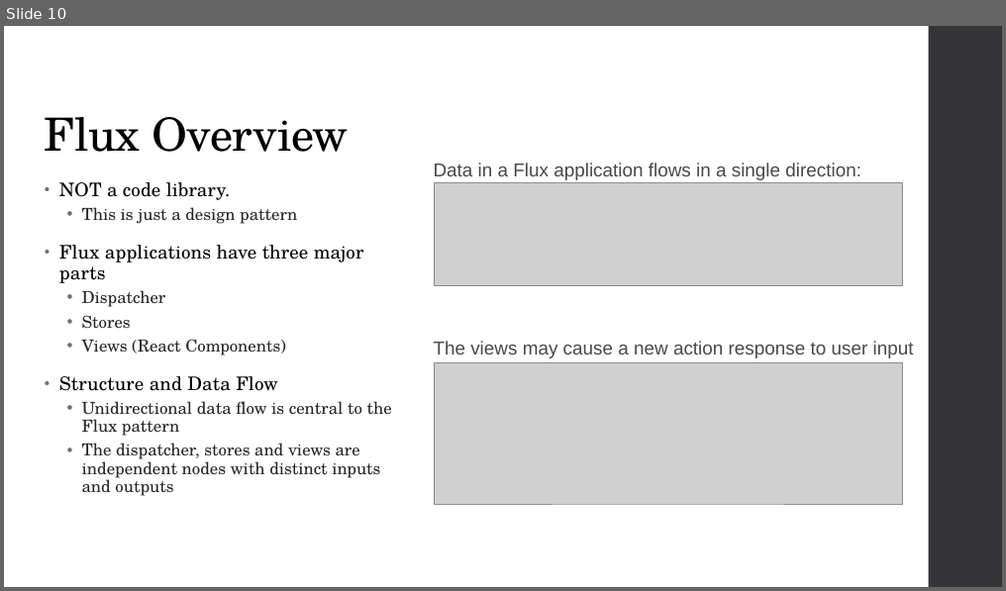
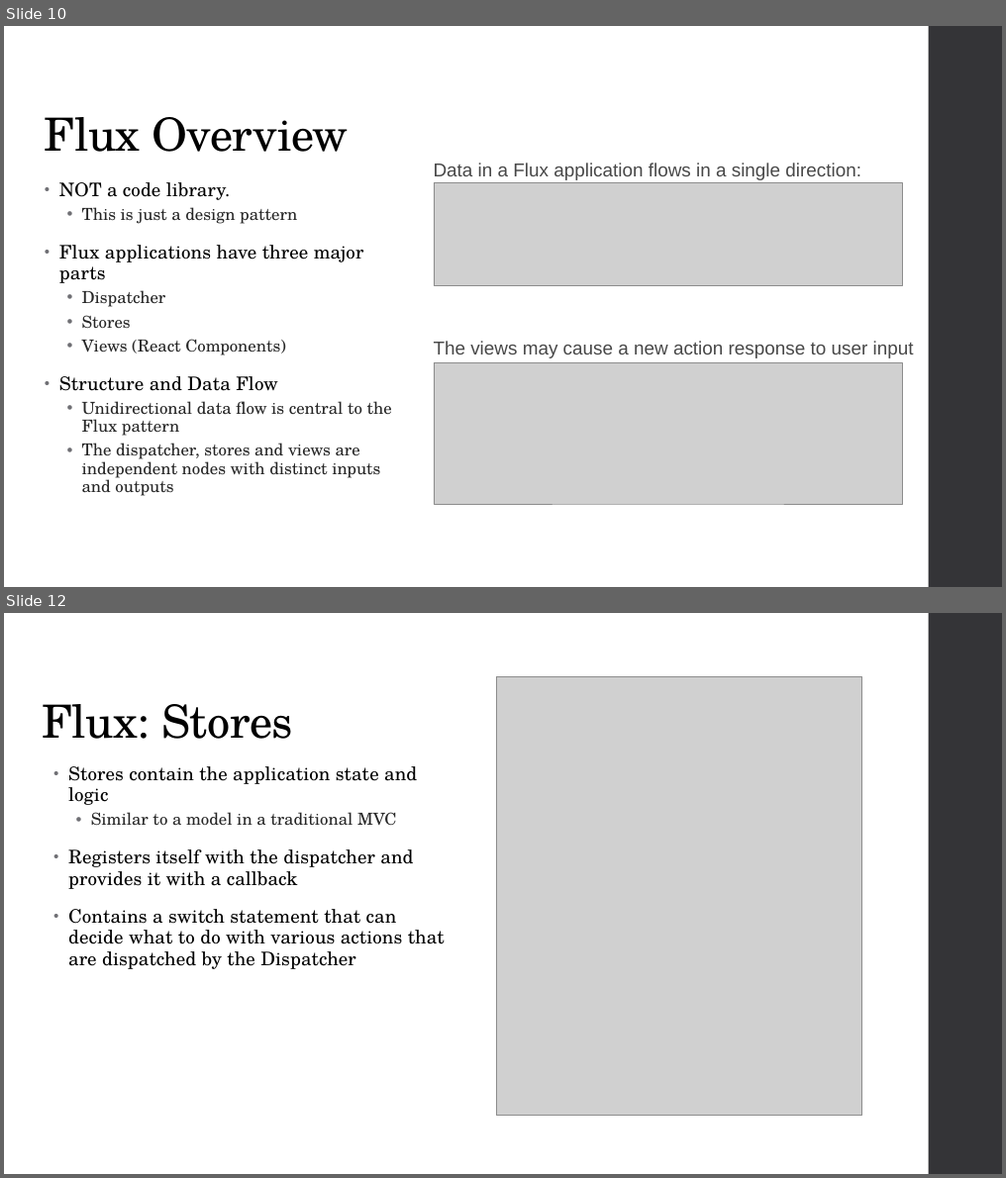
Before and after one commit to repkam09/react-flux-test, a slide deck: docs/Flux & React.pptx. Shown one above the other, each under a label of ours: slide 10 before the commit, slides 10 and 12 after it; the slides between them are not shown. The pictures are 1006x591 and 1006x1178 pixels, drawn with LibreOffice and Linux fonts; fonts in the diff are those of the drawing; grey boxes stand for pictures. Boxes give left, top, right and bottom in pixels: in the first picture for what was removed or moved away, otherwise in the second. Text is boxed around its words. In the diff, an @@ line names an element or a change of style, - is before the commit and + after.

```diff
--- a/docs/Flux & React.pptx
+++ b/docs/Flux & React.pptx
@@ slide 12 added at (4,613,1002,1174), background #FFFFFF; not listed: 1 template element that a slide beside it also shows @@
@@ picture added at (497,676,862,1115) @@
@@ title added at (43,704,294,739), 44 pt, text #000000 @@
+Flux: Stores
@@ text added at (68,766,445,969), 18 pt, text #000000 @@
+• Stores contain the application state and logic
+  • Similar to a model in a traditional MVC
+• Registers itself with the dispatcher and provides it with a callback
+• Contains a switch statement that can decide what to do with various actions that are dispatched by the Dispatcher
```
Also in this commit, not shown: 1 slide changed, 2 other files.
